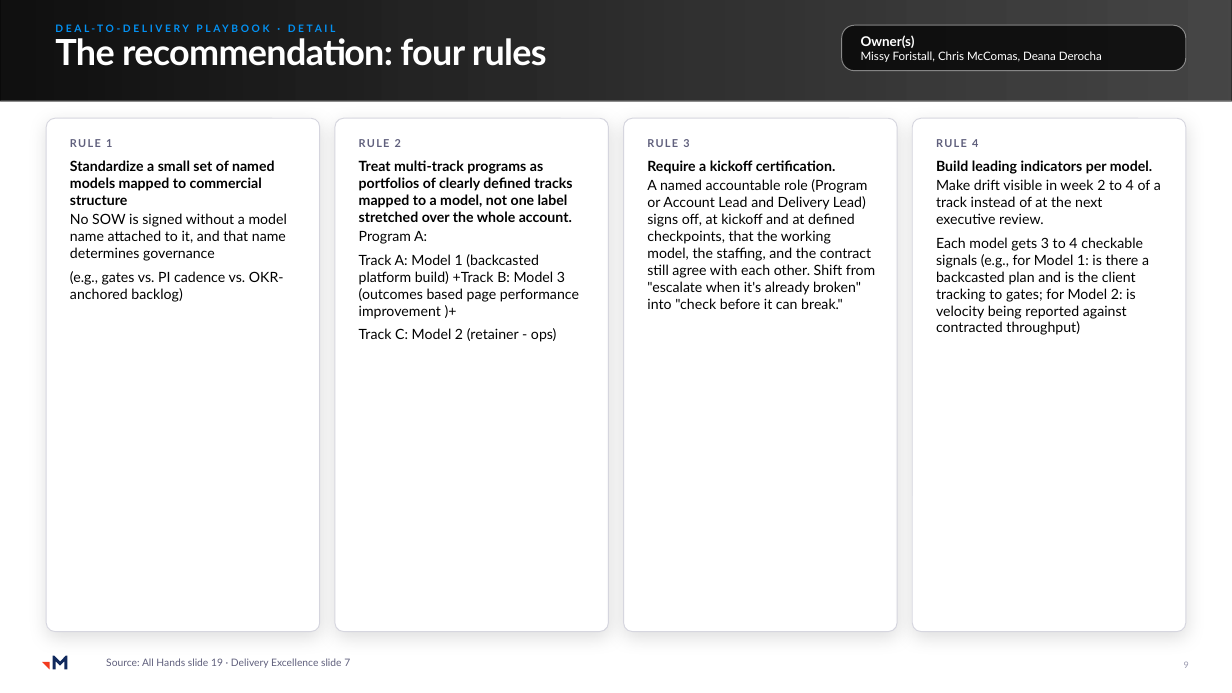
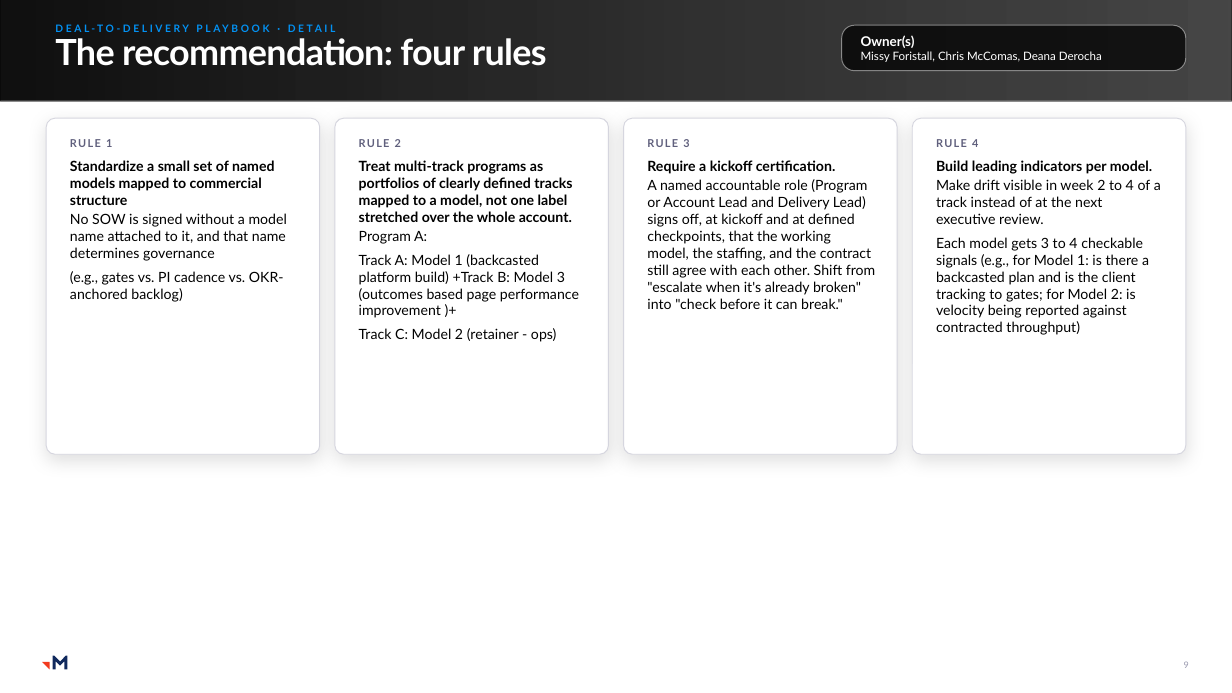
Before and after one commit to RachelHarrisMerkle/BasicMerkle, a slide deck: slide 9 of Priorities_Master.pptx. Drawn at 1232x693 pixels with LibreOffice and Linux fonts; fonts in the diff are those of the drawing; grey boxes stand for pictures. Boxes give left, top, right and bottom in pixels: in the first picture for what was removed or moved away, otherwise in the second. Text is boxed around its words. In the diff, an @@ line names an element or a change of style, - is before the commit and + after.

```diff
--- a/Priorities_Master.pptx
+++ b/Priorities_Master.pptx
@@ rounded rectangle "RULE 1": place and size @@
-rounded rectangle "RULE 1" at (46, 118, 320, 632)
+rounded rectangle "RULE 1" at (46, 118, 320, 455)
@@ rounded rectangle "RULE 2": place and size @@
-rounded rectangle "RULE 2" at (335, 118, 608, 632)
+rounded rectangle "RULE 2" at (335, 118, 608, 455)
@@ rounded rectangle "RULE 3": place and size @@
-rounded rectangle "RULE 3" at (624, 118, 897, 632)
+rounded rectangle "RULE 3" at (624, 118, 897, 455)
@@ rounded rectangle "RULE 4": place and size @@
-rounded rectangle "RULE 4" at (912, 118, 1186, 632)
+rounded rectangle "RULE 4" at (912, 118, 1186, 455)
@@ text removed at (106, 658, 350, 668) @@
-Source: All Hands slide 19 · Delivery Excellence slide 7
```
Also in this commit, not shown: 36 other slides changed, 8 slides added, 1 other file.
